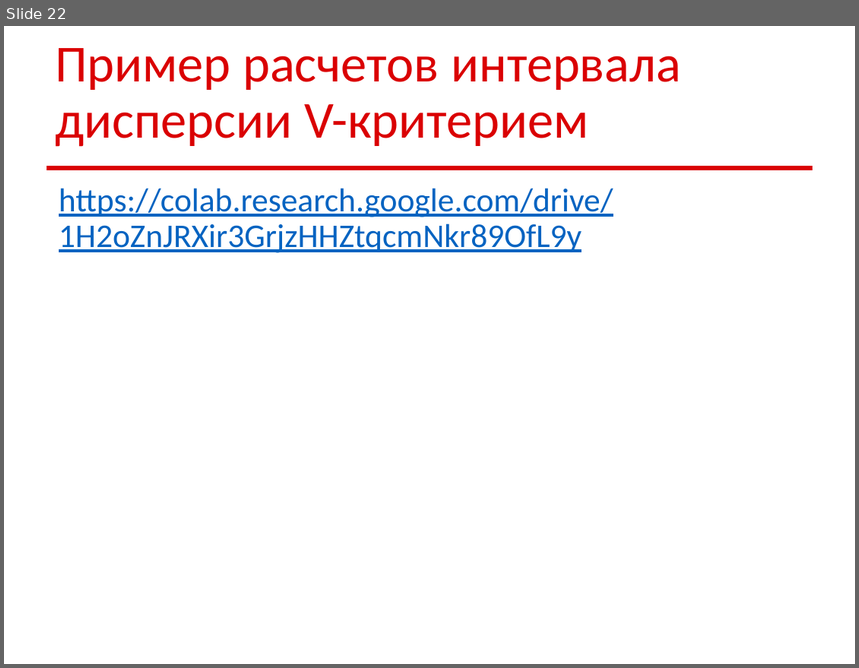
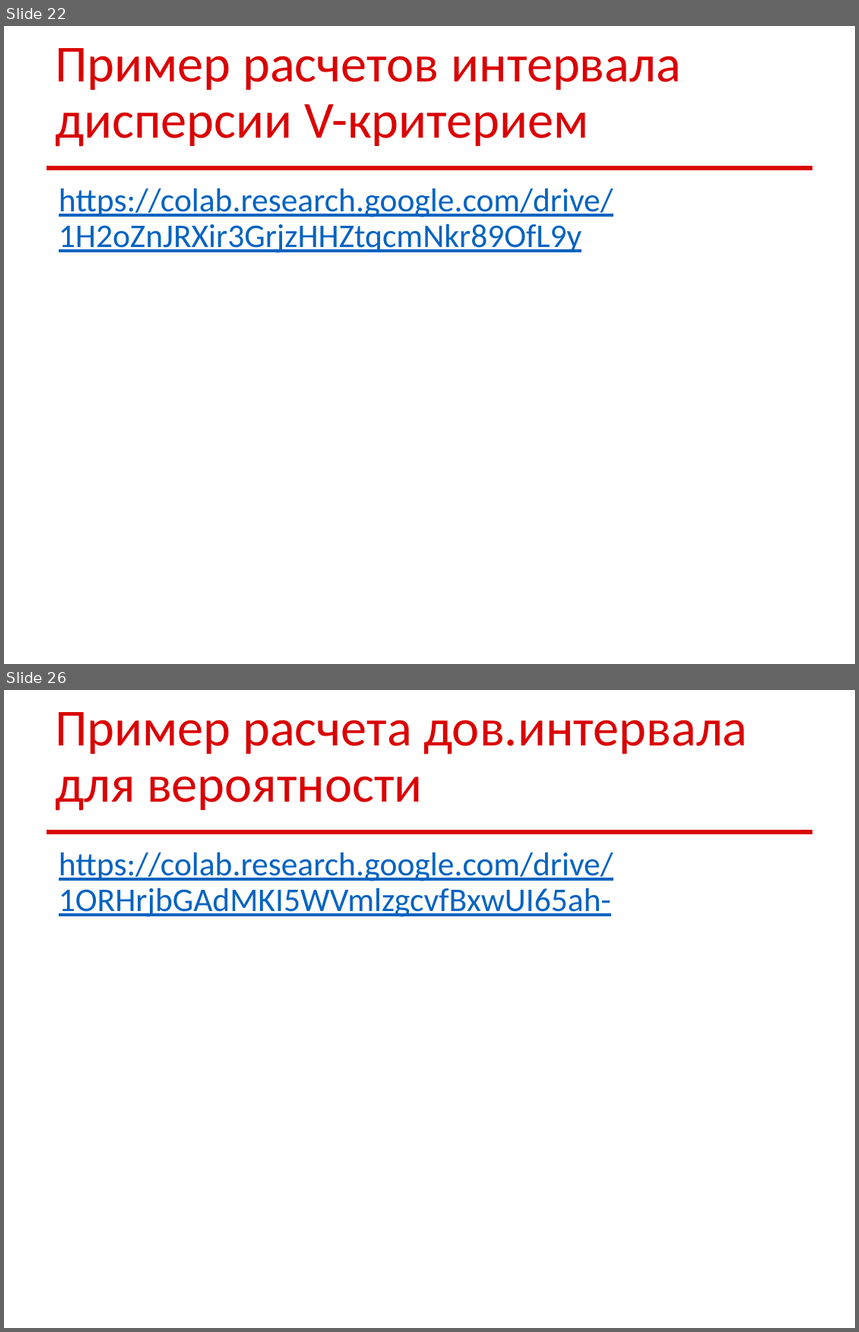
Before and after one commit to sudakov/math-for-ds, a slide deck: math_ds_03.pptx. Shown one above the other, each under a label of ours: slide 22 before the commit, slides 22 and 26 after it; the slides between them are not shown. The pictures are 859x668 and 859x1332 pixels, drawn with LibreOffice and Linux fonts; fonts in the diff are those of the drawing. Boxes give left, top, right and bottom in pixels: in the first picture for what was removed or moved away, otherwise in the second. Text is boxed around its words. In the diff, an @@ line names an element or a change of style, - is before the commit and + after.

```diff
--- a/math_ds_03.pptx
+++ b/math_ds_03.pptx
@@ slide 26 added at [4,690,855,1328], background #FFFFFF; not listed: 1 template element that a slide beside it also shows @@
@@ title added at [55,712,747,811], 44 pt, text #DA0002 @@
+Пример расчета дов.интервала для вероятности
@@ text added at [59,852,614,917], 28 pt, text #0563C1, underline @@
+https://colab.research.google.com/drive/1ORHrjbGAdMKI5WVmlzgcvfBxwUI65ah-
```
Also in this commit, not shown: 3 slides changed, 10 other slides added.
